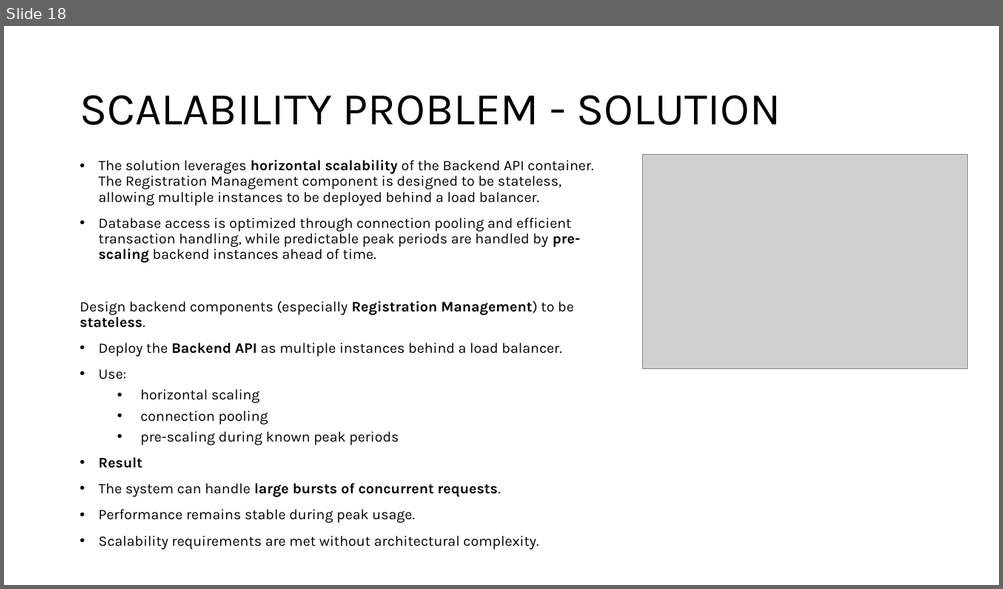
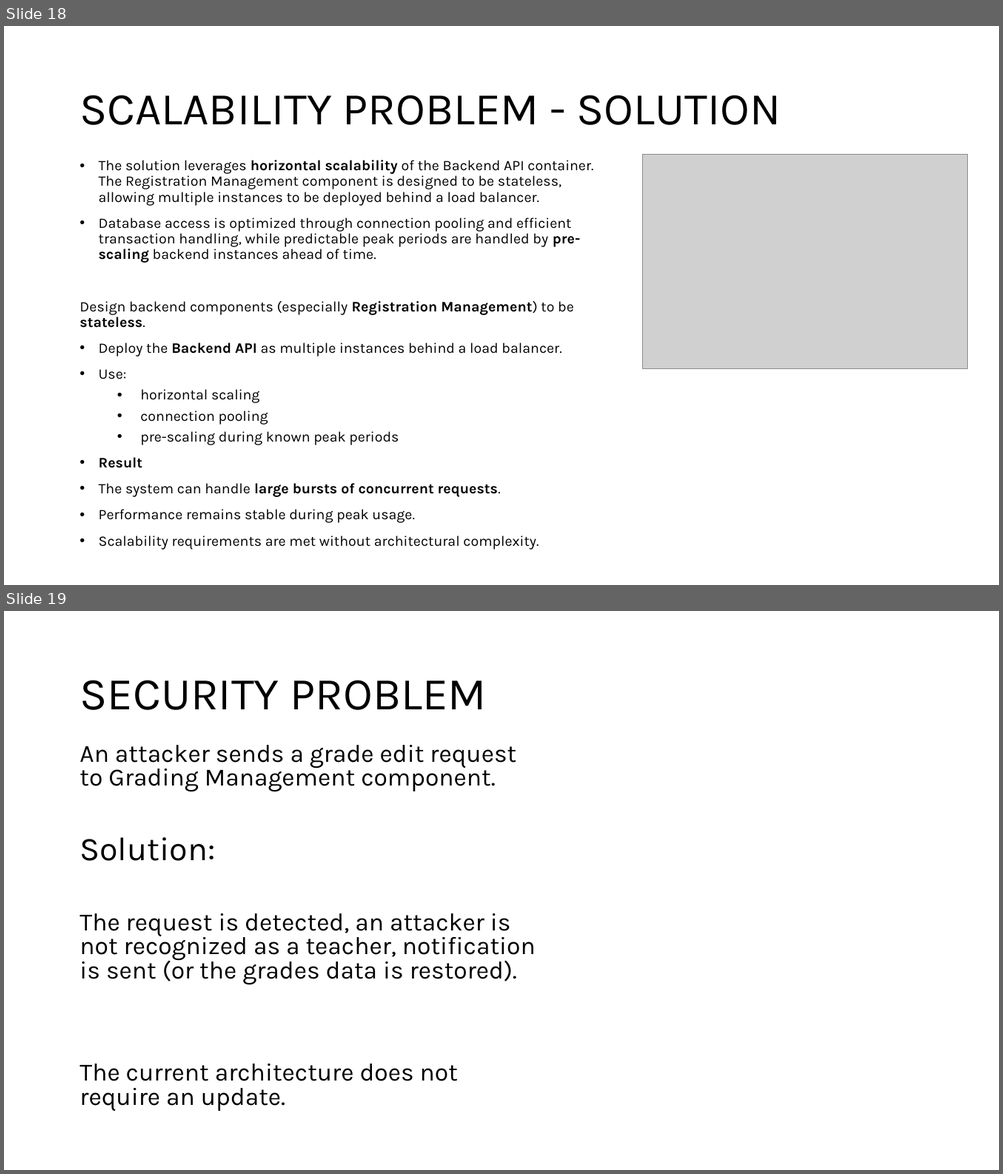
Before and after one commit to mayembe-martin/software_architecture_schedules, a slide deck: M2/Presentation_Qualities.pptx. Shown one above the other, each under a label of ours: slide 18 before the commit, slides 18 and 19 after it. The pictures are 1003x589 and 1003x1174 pixels, drawn with LibreOffice and Linux fonts; fonts in the diff are those of the drawing; grey boxes stand for pictures. Boxes give left, top, right and bottom in pixels: in the first picture for what was removed or moved away, otherwise in the second. Text is boxed around its words. In the diff, an @@ line names an element or a change of style, - is before the commit and + after.

Commit message:
Add slides for security scenario

```diff
--- a/M2/Presentation_Qualities.pptx
+++ b/M2/Presentation_Qualities.pptx
@@ slide 19 added at [4, 611, 999, 1170], background #FFFFFF @@
@@ title added at [79, 680, 486, 710], 44 pt, text #000000 @@
+SECURITY PROBLEM
@@ text added at [79, 745, 535, 1111], 24 pt, text #000000 @@
+An attacker sends a grade edit request to Grading Management component.
+Solution:
+The request is detected, an attacker is not recognized as a teacher, notification is sent (or the grades data is restored).
+The current architecture does not require an update.
```
